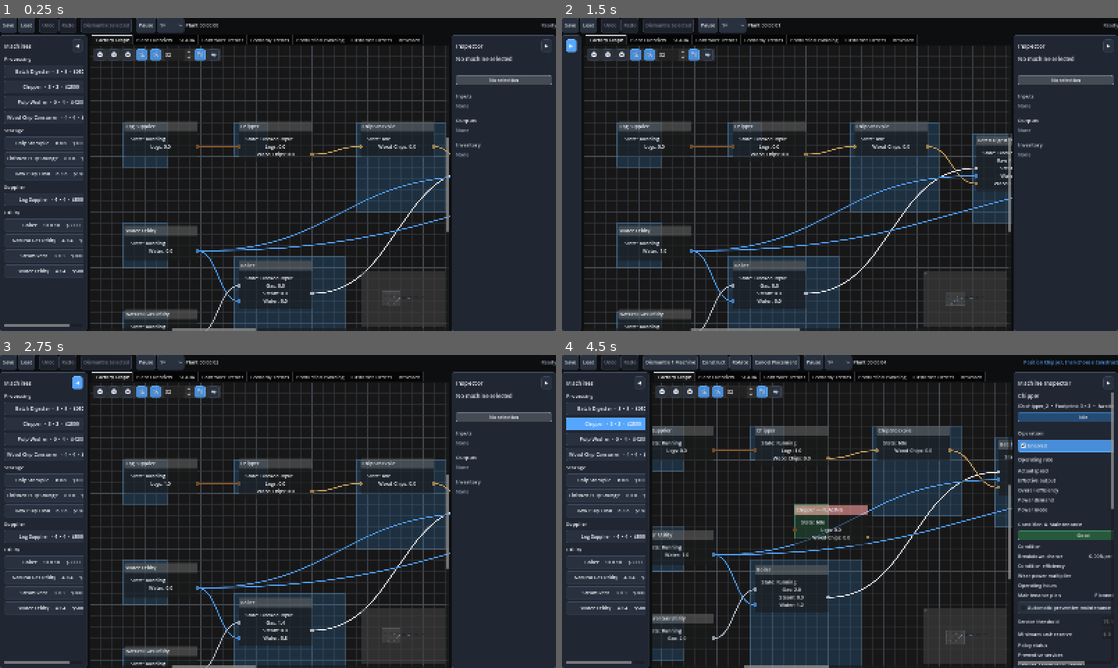
Above: before the commit, frames 1-4 (two rows, left to right).
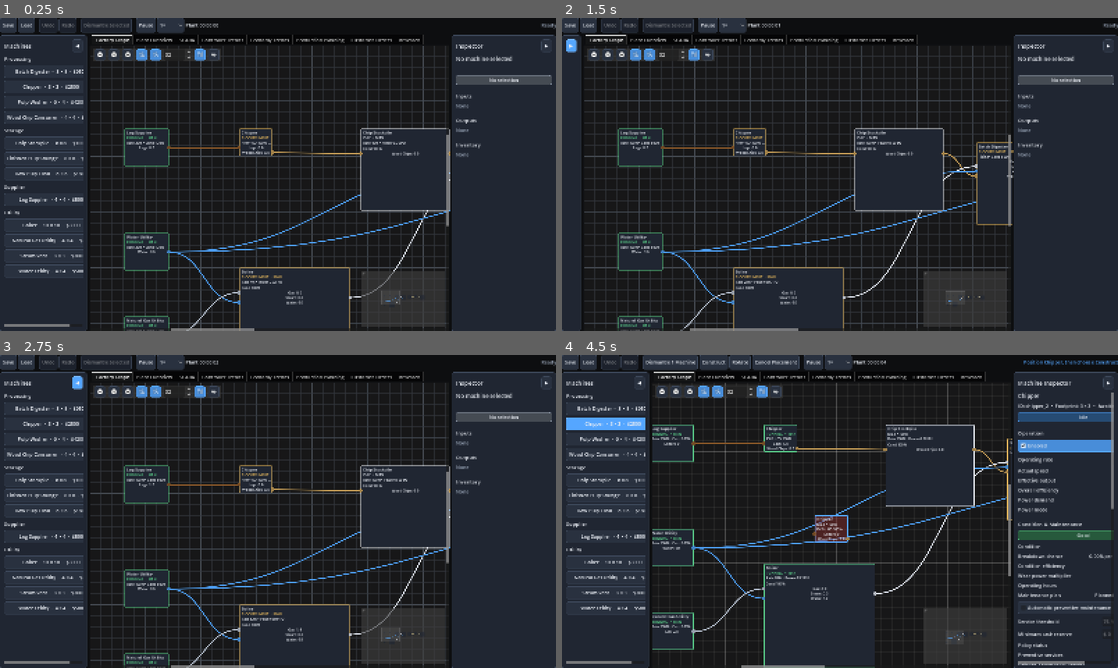
Above: after the commit, the same moments.

Repository: Poru-IndFlow/IndustrialFlow
Game: Godot game, scene res://scenes/main.tscn
Two runs of this game, one before a commit and one after it. Both use one fixed random seed, a clock stepped at 60 frames per second and the inputs below.
Inputs:
- Up to frame 1 (0.25 s): no input
- Up to frame 2 (1.5 s): click "1×" at 0.5 s; click "◀" at 1.25 s
- Up to frame 3 (2.75 s): click "▶" at 2 s
- Up to frame 4 (4.5 s): click "Batch Digester · 8 × 8 · $6500" at 2.75 s; click "Dismantle 1 Machine" at 3.5 s; click "Chipper · 3 × 3 · $2500" at 4.25 s

The runs differ from the first frame. In frame 1, 8.4% of the frame differs, in the area x 22-81%, y 33-100%; in frame 2, 9.6%; in frame 3, 8.4%; in frame 4, 14%, in the area x 16-81%, y 8-100%.

Commit message:
Make machine nodes use physical footprints

Diff:
--- a/project.godot
+++ b/project.godot
@@ -14,7 +14,7 @@
 config/version="0.3.0-dev"
 run/main_scene="res://scenes/main.tscn"
 config/features=PackedStringArray("4.7")
-config/build=41
+config/build=42
 
 [display]
 
--- a/scripts/ui/factory_graph.gd
+++ b/scripts/ui/factory_graph.gd
@@ -16,6 +16,8 @@
 var input_port_resources: Dictionary = {}
 var output_port_resources: Dictionary = {}
 var state_labels: Dictionary = {}
+var name_labels: Dictionary = {}
+var metrics_labels: Dictionary = {}
 var resource_labels: Dictionary = {}
 var dirty_machines: Dictionary = {}
 var selection_notification_pending := false
@@ -27,7 +29,6 @@
 const GRID_CELL_SIZE := 32.0
 const GRID_MINOR_COLOR := Color(0.18, 0.20, 0.23, 0.45)
 const GRID_MAJOR_COLOR := Color(0.26, 0.29, 0.33, 0.65)
-const FOOTPRINT_COMMITTED_COLOR := Color(0.20, 0.48, 0.72, 0.25)
 const FOOTPRINT_VALID_COLOR := Color(0.20, 0.78, 0.46, 0.42)
 const FOOTPRINT_INVALID_COLOR := Color(0.90, 0.25, 0.25, 0.48)
 
@@ -50,7 +51,6 @@
 
 func _draw() -> void:
 	_draw_plant_grid()
-	_draw_machine_footprints()
 
 
 func _gui_input(event: InputEvent) -> void:
@@ -108,6 +108,11 @@
 	factory.event_bus.machine_inventory_changed.connect(
 		_on_machine_inventory_changed
 	)
+	factory.event_bus.machine_settings_changed.connect(_on_machine_state_changed)
+	factory.event_bus.machine_performance_changed.connect(_on_machine_state_changed)
+	factory.event_bus.machine_power_changed.connect(_on_machine_state_changed)
+	factory.event_bus.machine_control_changed.connect(_on_machine_state_changed)
+	factory.event_bus.machine_condition_changed.connect(_on_machine_state_changed)
 	factory.event_bus.connection_added.connect(_on_connection_added)
 	factory.event_bus.connection_removed.connect(_on_connection_removed)
 
@@ -191,6 +196,8 @@
 	input_port_resources.clear()
 	output_port_resources.clear()
 	state_labels.clear()
+	name_labels.clear()
+	metrics_labels.clear()
 	resource_labels.clear()
 	dirty_machines.clear()
 
@@ -206,24 +213,43 @@
 func add_machine_node(machine: MachineModel) -> void:
 	var node := GraphNode.new()
 	node.name = machine.instance_id
-	node.title = (
-		machine.display_name
-		if machine.placement_committed
-		else "%s — PLACING" % machine.display_name
-	)
+	node.title = ""
 	node.position_offset = machine.graph_position
-	node.custom_minimum_size = Vector2(210, 100)
+	var footprint_size := Vector2(machine.get_oriented_footprint()) * GRID_CELL_SIZE
+	node.custom_minimum_size = footprint_size
+	node.size = footprint_size
 	node.draggable = not machine.placement_committed
+	node.resizable = false
+	node.add_theme_constant_override("separation", 0)
+	_apply_machine_node_style(node, machine)
+
+	var name_label := Label.new()
+	name_label.text = machine.display_name
+	name_label.clip_text = true
+	name_label.text_overrun_behavior = TextServer.OVERRUN_TRIM_ELLIPSIS
+	name_label.add_theme_font_size_override("font_size", 12)
+	name_label.add_theme_color_override("font_color", ThemeManager.COLOR_TEXT)
+	node.add_child(name_label)
+	name_labels[machine.instance_id] = name_label
 
 	var state_label := Label.new()
-	state_label.text = "State: %s" % _state_text(machine.state)
+	state_label.clip_text = true
+	state_label.add_theme_font_size_override("font_size", 10)
 	node.add_child(state_label)
 	state_labels[machine.instance_id] = state_label
+
+	var metrics_label := Label.new()
+	metrics_label.clip_text = true
+	metrics_label.text_overrun_behavior = TextServer.OVERRUN_TRIM_ELLIPSIS
+	metrics_label.add_theme_font_size_override("font_size", 10)
+	node.add_child(metrics_label)
+	metrics_labels[machine.instance_id] = metrics_label
+	_update_machine_summary(machine)
 
 	var resources := _get_machine_resources(machine)
 	var input_port := 0
 	var output_port := 0
-	var row := 1
+	var row := 3
 
 	for resource_id: String in resources:
 		var accepts := _has_resource(
@@ -239,6 +265,9 @@
 		resource_label.horizontal_alignment = (
 			HORIZONTAL_ALIGNMENT_CENTER
 		)
+		resource_label.clip_text = true
+		resource_label.text_overrun_behavior = TextServer.OVERRUN_TRIM_ELLIPSIS
+		resource_label.add_theme_font_size_override("font_size", 10)
 		node.add_child(resource_label)
 
 		resource_labels[_port_key(
@@ -305,7 +334,123 @@
 	)
 
 	add_child(node)
+	node.size = footprint_size
 	queue_redraw()
+
+
+func _apply_machine_node_style(node: GraphNode, machine: MachineModel) -> void:
+	var background := ThemeManager.COLOR_SURFACE
+	var border := _state_color(machine.state)
+	if not machine.placement_committed:
+		background = (
+			FOOTPRINT_VALID_COLOR.darkened(0.55)
+			if pending_placement_valid
+			else FOOTPRINT_INVALID_COLOR.darkened(0.45)
+		)
+		border = (
+			ThemeManager.COLOR_SUCCESS
+			if pending_placement_valid
+			else ThemeManager.COLOR_DANGER
+		)
+
+	var normal := _make_node_style(background, border, 2)
+	var selected := _make_node_style(
+		background.lightened(0.05),
+		ThemeManager.COLOR_ACCENT,
+		3
+	)
+	node.add_theme_stylebox_override("panel", normal)
+	node.add_theme_stylebox_override("panel_selected", selected)
+	var titlebar := StyleBoxFlat.new()
+	titlebar.bg_color = Color.TRANSPARENT
+	titlebar.content_margin_left = 0.0
+	titlebar.content_margin_right = 0.0
+	titlebar.content_margin_top = 0.0
+	titlebar.content_margin_bottom = 0.0
+	node.add_theme_stylebox_override("titlebar", titlebar)
+	node.add_theme_stylebox_override("titlebar_selected", titlebar)
+
+
+func _make_node_style(
+	background: Color,
+	border: Color,
+	border_width: int
+) -> StyleBoxFlat:
+	var style := StyleBoxFlat.new()
+	style.bg_color = background
+	style.border_color = border
+	style.set_border_width_all(border_width)
+	style.set_corner_radius_all(2)
+	style.content_margin_left = 6.0
+	style.content_margin_right = 6.0
+	style.content_margin_top = 3.0
+	style.content_margin_bottom = 3.0
+	return style
+
+
+func _update_machine_summary(machine: MachineModel) -> void:
+	var state_label := state_labels.get(machine.instance_id) as Label
+	var metrics_label := metrics_labels.get(machine.instance_id) as Label
+	var node := get_node_or_null(NodePath(machine.instance_id)) as GraphNode
+	var mode := (
+		"AUTO"
+		if machine.control_mode == MachineModel.ControlMode.AUTOMATIC
+		else "MAN"
+	)
+	var style_needs_update := false
+
+	if state_label != null:
+		var state_text := "%s  •  %s" % [
+			_state_text(machine.state).to_upper(),
+			mode
+		]
+		style_needs_update = state_label.text != state_text
+		state_label.text = state_text
+		state_label.add_theme_color_override(
+			"font_color",
+			_state_color(machine.state)
+		)
+
+	if metrics_label != null:
+		metrics_label.text = _machine_metrics_text(machine)
+
+	if node != null and style_needs_update:
+		_apply_machine_node_style(node, machine)
+
+
+func _machine_metrics_text(machine: MachineModel) -> String:
+	var footprint := machine.get_oriented_footprint()
+	var condition_text := "Cond %.0f%%" % (machine.condition * 100.0)
+	if machine.is_batch_machine():
+		return "%s • %s" % [machine.get_batch_status_text(), condition_text]
+
+	if machine.supports_inventory_control():
+		var unit := ResourceRegistry.get_unit(machine.control_resource)
+		if footprint.x >= 6 and footprint.y >= 6:
+			return "SP %.0f  PV %.0f %s\nCO %.0f%%  •  %s" % [
+				machine.inventory_setpoint,
+				machine.controlled_inventory_amount,
+				unit,
+				machine.operating_rate * 100.0,
+				condition_text
+			]
+		return "PV %.0f • CO %.0f%% • %s" % [
+			machine.controlled_inventory_amount,
+			machine.operating_rate * 100.0,
+			condition_text
+		]
+
+	if footprint.x >= 6 and footprint.y >= 6:
+		return "Rate %.0f%% • Power %.2f PU\n%s" % [
+			machine.actual_operating_rate * 100.0,
+			machine.power_demand,
+			condition_text
+		]
+
+	return "Rate %.0f%% • %s" % [
+		machine.actual_operating_rate * 100.0,
+		condition_text
+	]
 
 
 func commit_pending_placement() -> bool:
@@ -357,7 +502,19 @@
 	pending_machine.placement_orientation = (
 		pending_machine.placement_orientation + 90
 	) % 360
+	var node := get_node_or_null(
+		NodePath(pending_machine.instance_id)
+	) as GraphNode
+	if node != null:
+		var footprint_size := (
+			Vector2(pending_machine.get_oriented_footprint())
+			* GRID_CELL_SIZE
+		)
+		node.custom_minimum_size = footprint_size
+		node.size = footprint_size
 	pending_placement_valid = _is_placement_valid(pending_machine)
+	if node != null:
+		_apply_machine_node_style(node, pending_machine)
 	placement_state_changed.emit(
 		true,
 		pending_placement_valid,
@@ -373,7 +530,7 @@
 		if node != null:
 			node.position_offset = machine.graph_position
 			node.draggable = false
-			node.title = machine.display_name
+			_apply_machine_node_style(node, machine)
 		if pending_machine == machine:
 			pending_machine = null
 			pending_placement_valid = false
@@ -387,7 +544,7 @@
 		var node := get_node_or_null(NodePath(machine.instance_id)) as GraphNode
 		if node != null:
 			node.draggable = true
-			node.title = "%s — PLACING" % machine.display_name
+			_apply_machine_node_style(node, machine)
 		placement_state_changed.emit(
 			true,
 			pending_placement_valid,
@@ -418,27 +575,6 @@
 		draw_line(Vector2(0.0, y), Vector2(size.x, y), color, 1.0)
 		y += spacing
 		row += 1
-
-
-func _draw_machine_footprints() -> void:
-	if factory == null:
-		return
-
-	for value: Variant in factory.machines.values():
-		var machine := value as MachineModel
-		if machine == null:
-			continue
-
-		var graph_rect := _get_footprint_rect(machine)
-		var screen_rect := Rect2(
-			(graph_rect.position - scroll_offset) * zoom,
-			graph_rect.size * zoom
-		)
-		var color := FOOTPRINT_COMMITTED_COLOR
-		if machine == pending_machine:
-			color = FOOTPRINT_VALID_COLOR if pending_placement_valid else FOOTPRINT_INVALID_COLOR
-		draw_rect(screen_rect, color, true)
-		draw_rect(screen_rect, color.lightened(0.35), false, 2.0)
 
 
 func _get_footprint_rect(machine: MachineModel) -> Rect2:
@@ -712,6 +848,17 @@
 			inventory_callback
 		)
 
+	var summary_signals: Array[Signal] = [
+		factory.event_bus.machine_settings_changed,
+		factory.event_bus.machine_performance_changed,
+		factory.event_bus.machine_power_changed,
+		factory.event_bus.machine_control_changed,
+		factory.event_bus.machine_condition_changed
+	]
+	for summary_signal: Signal in summary_signals:
+		if summary_signal.is_connected(state_callback):
+			summary_signal.disconnect(state_callback)
+
 	if factory.event_bus.connection_added.is_connected(
 		added_callback
 	):
@@ -969,6 +1116,8 @@
 	_remove_machine_port_data(output_port_resources, machine_id)
 	_remove_machine_port_data(resource_labels, machine_id)
 	state_labels.erase(machine_id)
+	name_labels.erase(machine_id)
+	metrics_labels.erase(machine_id)
 
 	_rebuild_connections()
 	_request_selection_notification()
@@ -1020,15 +1169,7 @@
 		if machine == null:
 			continue
 
-		var state_label := state_labels.get(
-			machine.instance_id
-		) as Label
-
-		if state_label != null:
-			state_label.text = "State: %s" % _state_text(
-				machine.state
-			)
-
+		_update_machine_summary(machine)
 		_update_machine_inventory(machine)
 
 
@@ -1086,6 +1227,7 @@
 	var snapped := _snap_position(node.position_offset)
 	machine.set_graph_position(snapped)
 	pending_placement_valid = _is_placement_valid(machine)
+	_apply_machine_node_style(node, machine)
 	placement_state_changed.emit(
 		true,
 		pending_placement_valid,
@@ -1162,3 +1304,19 @@
 
 func _state_text(state: MachineModel.State) -> String:
 	return MachineModel.State.keys()[state].capitalize()
+
+
+func _state_color(state: MachineModel.State) -> Color:
+	match state:
+		MachineModel.State.RUNNING:
+			return ThemeManager.COLOR_SUCCESS
+		MachineModel.State.BLOCKED_INPUT, MachineModel.State.BLOCKED_OUTPUT:
+			return ThemeManager.COLOR_WARNING
+		MachineModel.State.FAILED:
+			return ThemeManager.COLOR_DANGER
+		MachineModel.State.MAINTENANCE:
+			return ThemeManager.COLOR_ACCENT
+		MachineModel.State.DISABLED:
+			return ThemeManager.COLOR_TEXT_MUTED
+		_:
+			return ThemeManager.COLOR_TEXT
